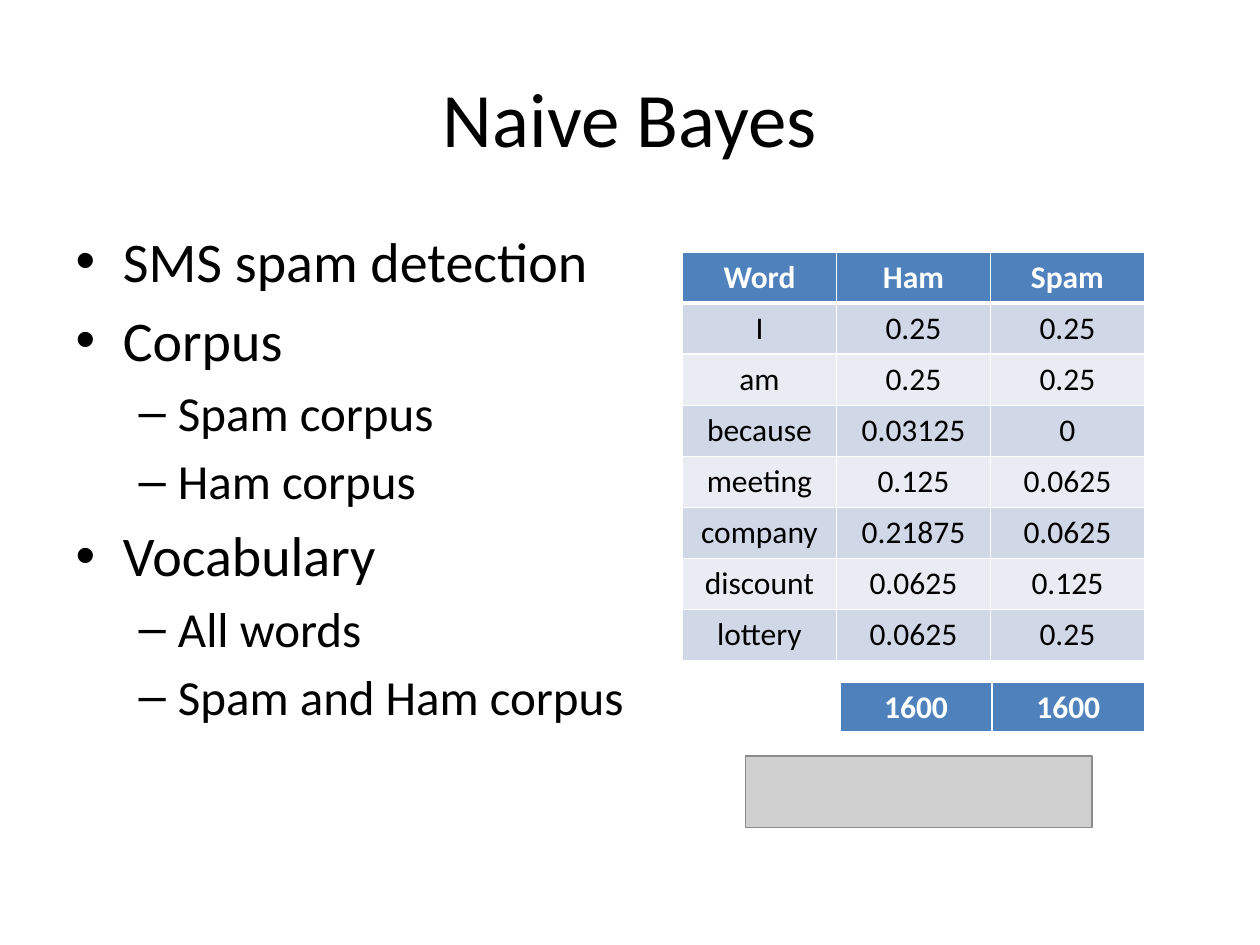
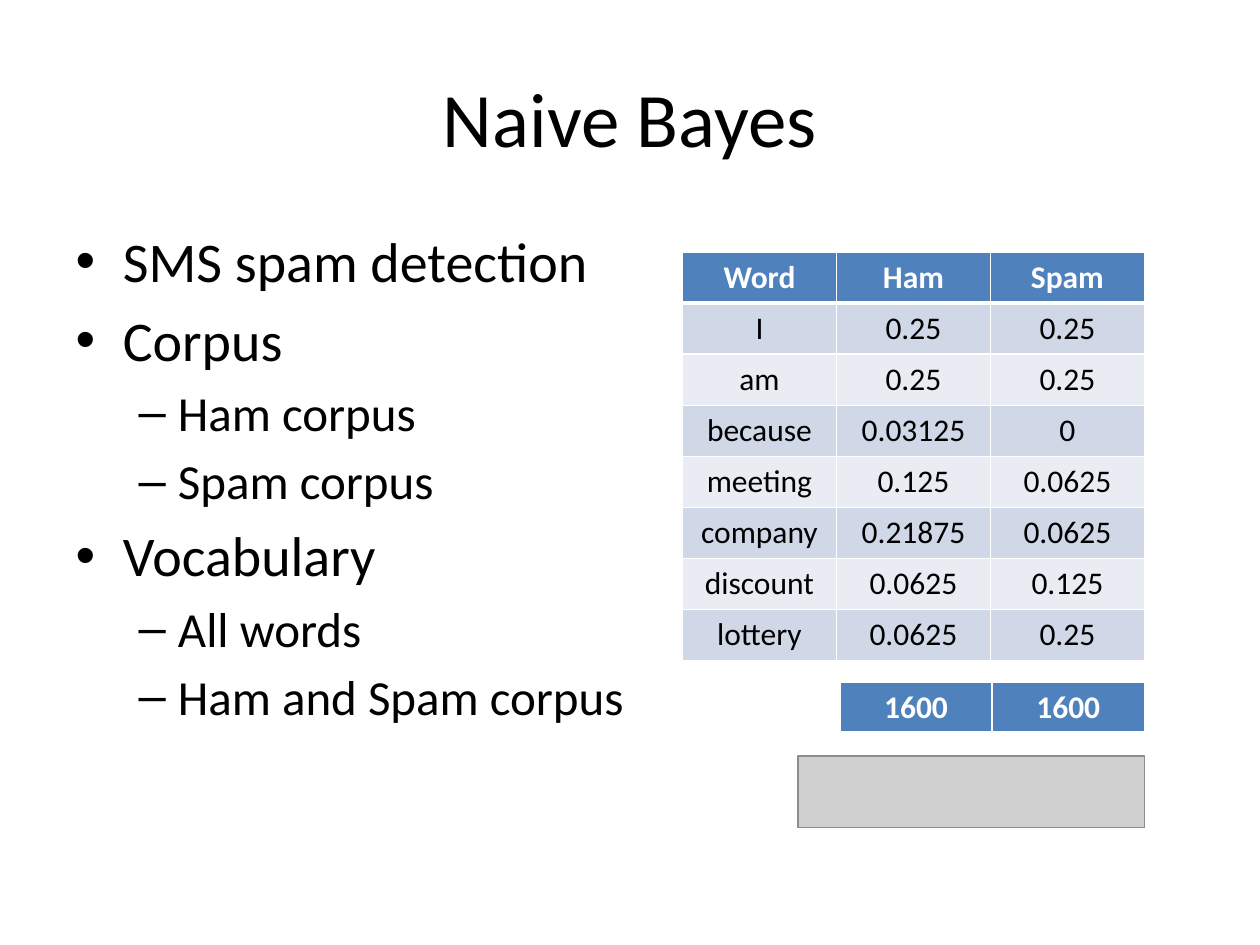
Before and after one commit to look4pritam/ArtificialIntelligence, a slide deck: slide 12 of MachineLearning/NaiveBayes/NaiveBayes.pptx. Drawn at 1260x945 pixels with LibreOffice and Linux fonts; fonts in the diff are those of the drawing; grey boxes stand for pictures. Boxes give left, top, right and bottom in pixels: in the first picture for what was removed or moved away, otherwise in the second. Text is boxed around its words. In the diff, an @@ line names an element or a change of style, - is before the commit and + after.

```diff
--- a/MachineLearning/NaiveBayes/NaiveBayes.pptx
+++ b/MachineLearning/NaiveBayes/NaiveBayes.pptx
@@ text at (x1=178, y1=399, x2=416, y2=439): paragraph added @@
+  – Ham corpus
@@ text at (x1=178, y1=467, x2=416, y2=507): paragraph removed @@
-  – Ham corpus
@@ text at (x1=178, y1=681, x2=624, y2=723): text changed @@
-  – Spam and Ham corpus
+  – Ham and Spam corpus
@@ picture moved from (x1=746, y1=756, x2=1092, y2=828) to (x1=798, y1=756, x2=1144, y2=828) @@
```
Also in this commit, not shown: 4 other slides changed.
